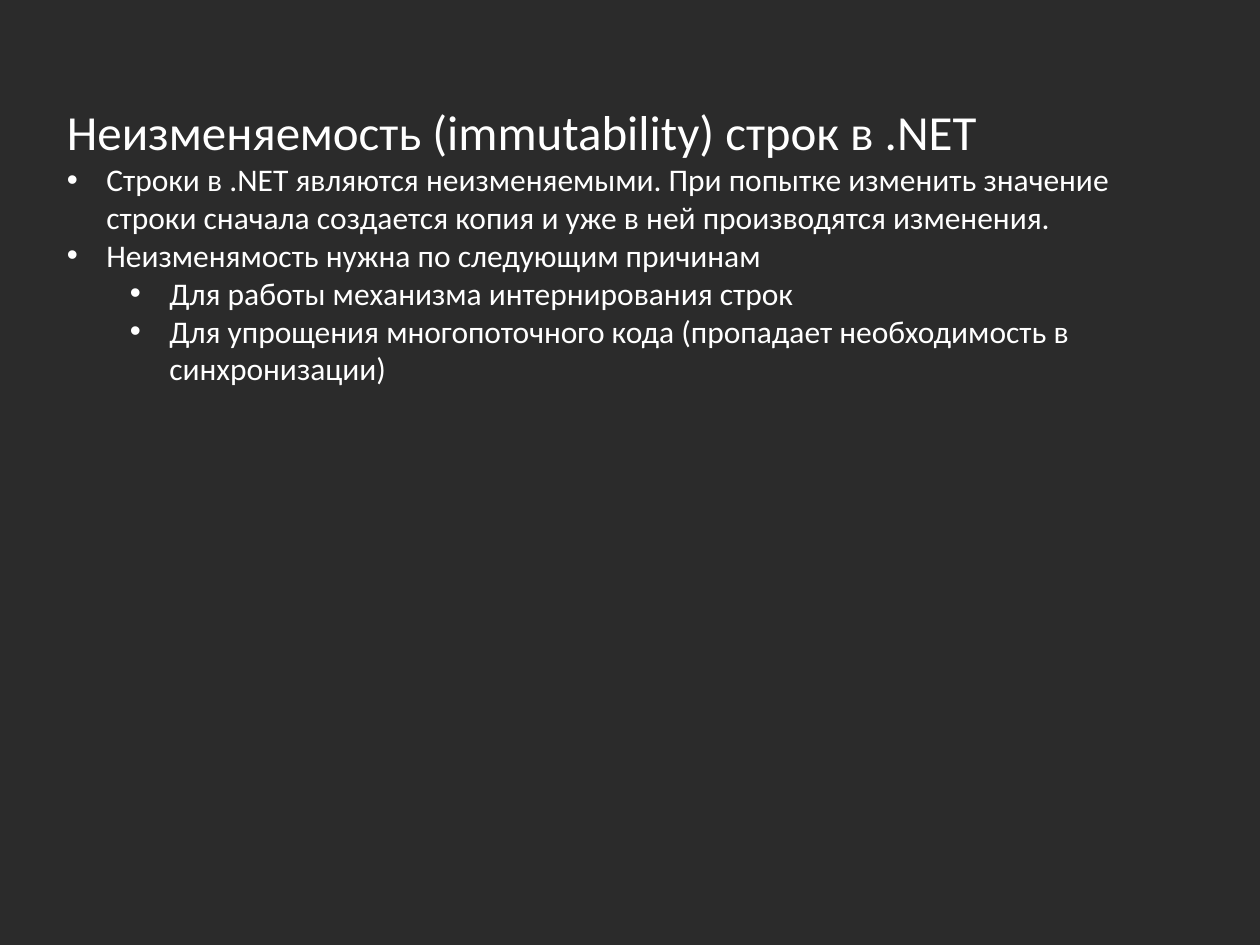
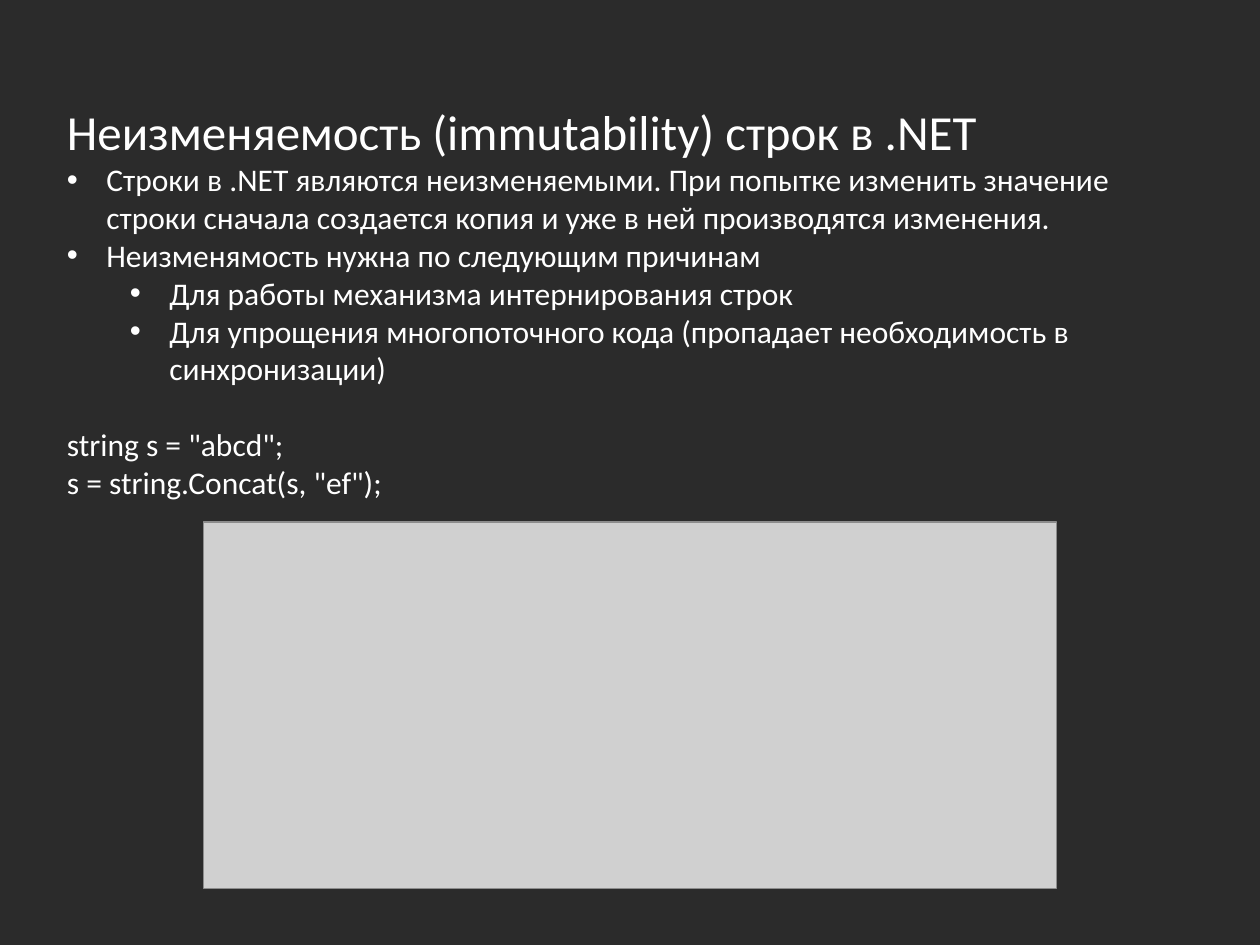
Before and after one commit to bazile/Training, a slide deck: slide 24 of Presentation/lesson-01.pptx. Drawn at 1260x945 pixels with LibreOffice and Linux fonts; fonts in the diff are those of the drawing; grey boxes stand for pictures; background and template pictures are left out; a plain dark background stands for a picture behind light text. Boxes give left, top, right and bottom in pixels: in the first picture for what was removed or moved away, otherwise in the second. Text is boxed around its words. In the diff, an @@ line names an element or a change of style, - is before the commit and + after.

```diff
--- a/Presentation/lesson-01.pptx
+++ b/Presentation/lesson-01.pptx
@@ text at (67,434,382,500): paragraphs added @@
+string s = "abcd";
+s = string.Concat(s, "ef");
@@ picture added at (203,522,1056,888) @@
```
Also in this commit, not shown: 1 other slide changed, 2 other files.
